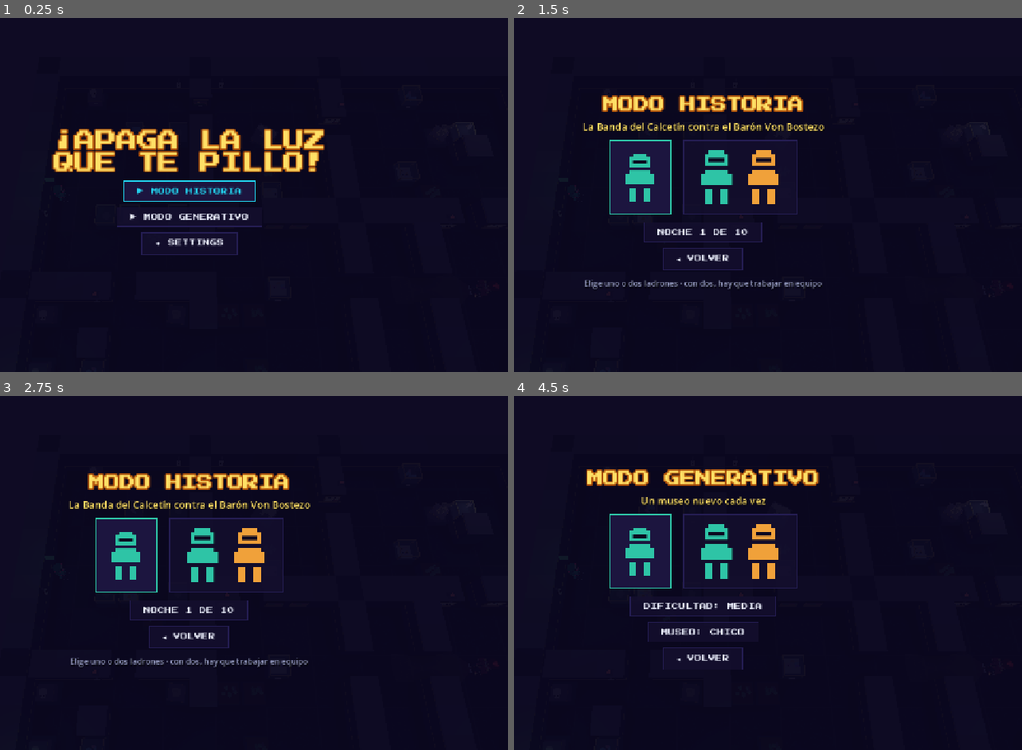
Above: before the commit, frames 1-4 (two rows, left to right).
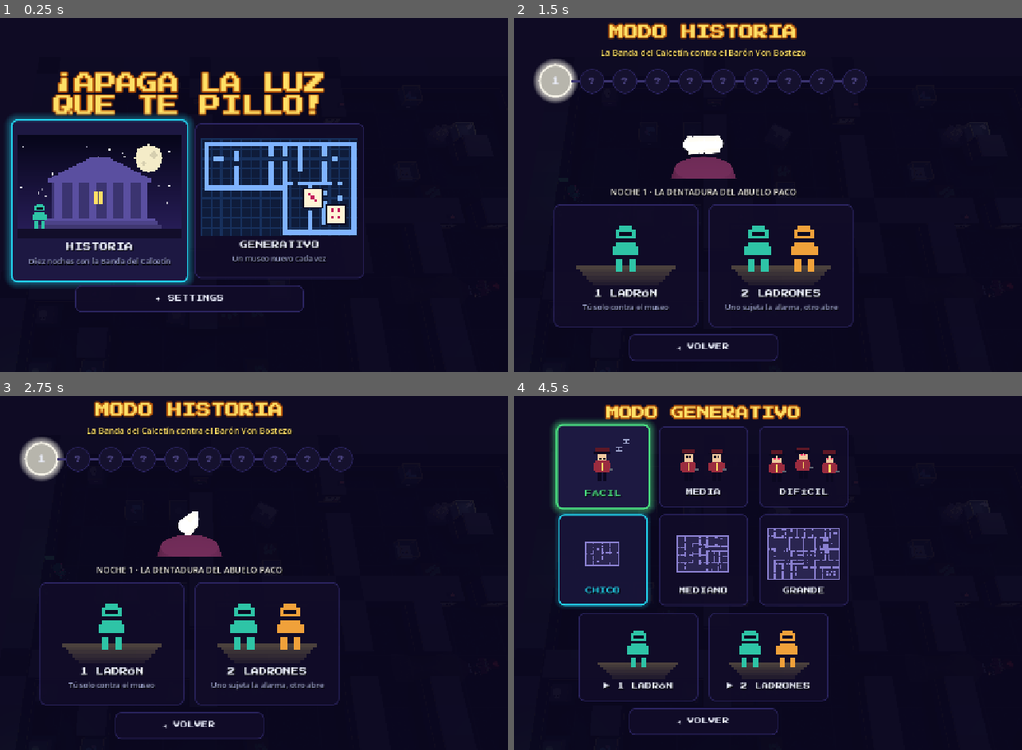
Above: after the commit, the same moments.

Repository: didelco/ladron
Game: Godot game, scene res://scenes/main.tscn
The game is run twice, just before and just after one commit, with the same random seed, the same clock (stepped at 60 frames per second) and the same inputs.
Inputs (mouse positions are in pixels of both pictures, inside the frame that each line leads up to; where the layout moved, square brackets give the same spot in the first picture):
- Up to frame 1 (0.25 s): no input
- Up to frame 2 (1.5 s): click (615, 202) [701, 191] at 0.5 s; click (554, 81) at 1.25 s, where only the run after the commit has a clickable "1"
- Up to frame 3 (2.75 s): click (187, 611) at 2 s, where only the run before the commit has a clickable "NOCHE 1 DE 10"
- Up to frame 4 (4.5 s): click "◂ VOLVER" at 2.75 s; click (793, 580) [701, 594] at 3.5 s; click (605, 466) at 4.27 s

The runs differ from the first frame. In frame 1, 27% of the frame differs, in the area x 1-72%, y 15-84%; in frame 2, 15%; in frame 3, 15%; in frame 4, 20%.

Commit message:
Menús visuales: tarjetas con ilustraciones pixel, camino de noches con la pieza girando, dificultad y tamaño como tarjetas; botones uniformes y redondeados con brillo
Co-Authored-By: Claude Opus 5.5 (1M context) <noreply@anthropic.com>

Diff:
--- /dev/null
+++ b/scenes/art.gd
@@ -0,0 +1,184 @@
+class_name Art
+extends RefCounted
+## Pixel illustrations for the menus, drawn into images at start: the cover
+## of each mode, the guards of each difficulty, a floor plan for each museum
+## size. Small canvases scaled up with nearest filtering, in the same chunky
+## pixels as the title's font.
+
+const INK := Color("#0b0820")
+const NIGHT_TOP := Color("#07061a")
+const NIGHT_LOW := Color("#2a1f5c")
+const STONE := Color("#3b3470")
+const STONE_LIT := Color("#5a4fa0")
+const GOLD := Color("#ffe066")
+const MOON := Color("#f4ecc8")
+const GUARD := Color("#9b2c3f")
+const GUARD_DARK := Color("#5e1826")
+const SKIN := Color("#f0c9a0")
+const THIEF := Color("#2ec4a6")
+const THIEF2 := Color("#f0a13a")
+
+
+static func _canvas(w: int, h: int) -> Image:
+	var img := Image.create(w, h, false, Image.FORMAT_RGBA8)
+	img.fill(Color(0, 0, 0, 0))
+	return img
+
+
+static func _texture(img: Image, scale: int) -> ImageTexture:
+	img.resize(img.get_width() * scale, img.get_height() * scale, Image.INTERPOLATE_NEAREST)
+	return ImageTexture.create_from_image(img)
+
+
+## Night sky from top to bottom, with a fixed scatter of stars.
+static func _sky(img: Image, seed: int) -> void:
+	var h := img.get_height()
+	for y in h:
+		var c := NIGHT_TOP.lerp(NIGHT_LOW, float(y) / h)
+		img.fill_rect(Rect2i(0, y, img.get_width(), 1), c)
+	var rng := RandomNumberGenerator.new()
+	rng.seed = seed
+	for i in 26:
+		var x := rng.randi_range(0, img.get_width() - 1)
+		var y := rng.randi_range(0, h * 2 / 3)
+		img.set_pixel(x, y, Color(1, 1, 1, rng.randf_range(0.35, 1.0)))
+
+
+static func _disc(img: Image, cx: int, cy: int, r: int, c: Color) -> void:
+	for y in range(-r, r + 1):
+		for x in range(-r, r + 1):
+			if x * x + y * y <= r * r:
+				var px := cx + x
+				var py := cy + y
+				if px >= 0 and py >= 0 and px < img.get_width() and py < img.get_height():
+					img.set_pixel(px, py, c)
+
+
+## A thief in pixels, the title's hooded figure: 10 by 14.
+static func _thief(img: Image, x0: int, y0: int, c: Color) -> void:
+	for r in [[3, 0, 4, 1], [2, 1, 6, 3], [2, 5, 6, 4], [1, 6, 1, 3], [8, 6, 1, 3], [2, 10, 2, 4], [6, 10, 2, 4]]:
+		img.fill_rect(Rect2i(x0 + r[0], y0 + r[1], r[2], r[3]), c)
+	img.fill_rect(Rect2i(x0 + 3, y0 + 2, 4, 1), INK)
+
+
+## A guard: peaked cap, face, red coat, torch in hand. 12 by 18.
+## mood: "sleepy" (eyes shut), "awake", "angry" (brows, eyes red).
+static func _guard(img: Image, x0: int, y0: int, mood: String) -> void:
+	img.fill_rect(Rect2i(x0 + 2, y0, 7, 2), GUARD_DARK)          # cap
+	img.fill_rect(Rect2i(x0 + 1, y0 + 2, 9, 1), INK)              # peak
+	img.fill_rect(Rect2i(x0 + 3, y0 + 3, 5, 4), SKIN)             # face
+	match mood:
+		"sleepy":
+			img.fill_rect(Rect2i(x0 + 4, y0 + 5, 1, 1), INK)
+			img.fill_rect(Rect2i(x0 + 6, y0 + 5, 1, 1), INK)
+		"angry":
+			img.fill_rect(Rect2i(x0 + 3, y0 + 3, 2, 1), INK)
+			img.fill_rect(Rect2i(x0 + 6, y0 + 3, 2, 1), INK)
+			img.set_pixel(x0 + 4, y0 + 4, Color("#ff3d6e"))
+			img.set_pixel(x0 + 6, y0 + 4, Color("#ff3d6e"))
+		_:
+			img.set_pixel(x0 + 4, y0 + 4, INK)
+			img.set_pixel(x0 + 6, y0 + 4, INK)
+	img.fill_rect(Rect2i(x0 + 2, y0 + 7, 7, 6), GUARD)            # coat
+	img.fill_rect(Rect2i(x0 + 5, y0 + 8, 1, 4), GOLD)             # buttons
+	img.fill_rect(Rect2i(x0 + 1, y0 + 8, 1, 4), GUARD)            # arms
+	img.fill_rect(Rect2i(x0 + 9, y0 + 8, 1, 3), GUARD)
+	img.fill_rect(Rect2i(x0 + 9, y0 + 11, 2, 1), Color("#5c6370"))  # torch
+	img.fill_rect(Rect2i(x0 + 3, y0 + 13, 2, 5), INK)             # legs
+	img.fill_rect(Rect2i(x0 + 6, y0 + 13, 2, 5), INK)
+
+
+## Story cover: the museum at night under the moon, a thief on the steps.
+static func story_cover() -> ImageTexture:
+	var img := _canvas(96, 60)
+	_sky(img, 3)
+	_disc(img, 76, 13, 8, MOON)
+	_disc(img, 79, 11, 2, MOON.darkened(0.12))
+	_disc(img, 73, 16, 1, MOON.darkened(0.12))
+	# Pediment, frieze, columns, steps.
+	for i in 12:
+		img.fill_rect(Rect2i(20 + i * 2, 24 - i, 56 - i * 4, 1), STONE_LIT)
+	img.fill_rect(Rect2i(18, 25, 60, 3), STONE_LIT)
+	img.fill_rect(Rect2i(20, 28, 56, 20), STONE)
+	for k in 6:
+		img.fill_rect(Rect2i(22 + k * 10, 28, 4, 20), STONE_LIT)
+	# One window lit: someone is awake.
+	img.fill_rect(Rect2i(45, 33, 5, 7), GOLD)
+	img.fill_rect(Rect2i(47, 33, 1, 7), STONE)
+	for s in 3:
+		img.fill_rect(Rect2i(16 - s * 2, 48 + s * 2, 64 + s * 4, 2), STONE_LIT.darkened(0.15 * s))
+	img.fill_rect(Rect2i(0, 54, 96, 6), Color("#120e2a"))
+	_thief(img, 8, 40, THIEF)
+	return _texture(img, 4)
+
+
+## Generative cover: a floor plan being drawn, a pair of dice on top.
+static func generative_cover() -> ImageTexture:
+	var img := _canvas(96, 60)
+	img.fill(Color("#0f1c3a"))
+	# Blueprint grid.
+	for x in range(0, 96, 6):
+		img.fill_rect(Rect2i(x, 0, 1, 60), Color("#17305c"))
+	for y in range(0, 60, 6):
+		img.fill_rect(Rect2i(0, y, 96, 1), Color("#17305c"))
+	var plan := MapGen.generate(20260924, 31, 19, "L")
+	for y in plan.h:
+		for x in plan.w:
+			if plan.at(x, y) == Tiles.WALL and plan.outside[y * plan.w + x] == 0:
+				img.fill_rect(Rect2i(2 + x * 3, 2 + y * 3, 3, 3), Color("#7fb3ff"))
+	# Two dice.
+	for d in [[62, 30, [[1, 1], [3, 3], [5, 5]]], [76, 40, [[1, 1], [5, 1], [1, 5], [5, 5]]]]:
+		img.fill_rect(Rect2i(d[0], d[1], 13, 13), INK)
+		img.fill_rect(Rect2i(d[0] + 1, d[1] + 1, 11, 11), Color("#fff4d6"))
+		for pip in d[2]:
+			img.fill_rect(Rect2i(d[0] + 2 + pip[0], d[1] + 2 + pip[1], 2, 2), Color("#c2185b"))
+	return _texture(img, 4)
+
+
+## The players: one thief or two, on a spotlight.
+static func players(n: int) -> ImageTexture:
+	var img := _canvas(40, 20)
+	for y in 6:
+		var w := 30 - y * 2
+		img.fill_rect(Rect2i(20 - w / 2, 14 + y, w, 1), Color(1, 0.9, 0.5, 0.25 - y * 0.035))
+	if n == 1:
+		_thief(img, 15, 2, THIEF)
+	else:
+		_thief(img, 8, 2, THIEF)
+		_thief(img, 22, 2, THIEF2)
+	return _texture(img, 5)
+
+
+## A difficulty: how many guards, and in what mood.
+static func guards(level: String) -> ImageTexture:
+	var img := _canvas(44, 26)
+	match level:
+		"easy":
+			_guard(img, 16, 6, "sleepy")
+			# Zzz.
+			for z in [[29, 5], [33, 1]]:
+				img.fill_rect(Rect2i(z[0], z[1], 3, 1), Color("#9aa0c8"))
+				img.set_pixel(z[0] + 1, z[1] + 1, Color("#9aa0c8"))
+				img.fill_rect(Rect2i(z[0], z[1] + 2, 3, 1), Color("#9aa0c8"))
+		"medium":
+			_guard(img, 8, 6, "awake")
+			_guard(img, 24, 6, "awake")
+		_:
+			_guard(img, 1, 7, "angry")
+			_guard(img, 16, 5, "angry")
+			_guard(img, 31, 7, "angry")
+	return _texture(img, 5)
+
+
+## A museum size: a real floor plan, drawn to scale against the others.
+static func museum(size: String) -> ImageTexture:
+	var dims: Dictionary = Museum.SIZES[size]
+	var img := _canvas(52, 38)
+	var plan := MapGen.generate(777, dims.w, dims.h, "rect")
+	var ox := (52 - plan.w) / 2
+	var oy := (38 - plan.h) / 2
+	for y in plan.h:
+		for x in plan.w:
+			var t := plan.at(x, y)
+			img.set_pixel(ox + x, oy + y, Color("#2a2550") if t != Tiles.WALL else Color("#8a80d0"))
+	return _texture(img, 4)
--- a/scenes/hud.gd
+++ b/scenes/hud.gd
@@ -131,6 +131,11 @@
 ##   {"text": text, "size"?, "colour"?, "wrap"?}      a line, or a paragraph
 ##   {"picture": Texture2D, "smooth"?, "height"?}     the map, the piece
 ##   {"buttons": [{"text", "call", "icon"?, "colour"?}], "row": bool}
+##                                                    text buttons, all one width
+##   {"cards": [{"title", "text"?, "picture", "call", "colour"?, "selected"?,
+##     "focus"?}], "width"?: int}                     big picture cards in a row
+##   {"nights": [{"n", "colour", "locked", "selected", "call"}]}
+##                                                    the story's path of nights
 ##   {"footer": text}                                 what to press
 ## Buttons work with the mouse, and with the arrows and Enter; the first one
 ## has the focus.
@@ -164,6 +169,33 @@
 			r.custom_minimum_size = size * k
 			r.texture_filter = CanvasItem.TEXTURE_FILTER_LINEAR if item.get("smooth", false) else CanvasItem.TEXTURE_FILTER_NEAREST
 			_panel_box.add_child(r)
+		elif item.has("cards"):
+			var row := HBoxContainer.new()
+			row.alignment = BoxContainer.ALIGNMENT_CENTER
+			row.add_theme_constant_override("separation", 22)
+			_panel_box.add_child(row)
+			for c in item.cards:
+				var card := _card(c, item.get("width", 300))
+				row.add_child(card)
+				if first == null or c.get("focus", false):
+					first = card
+		elif item.has("nights"):
+			var row := HBoxContainer.new()
+			row.alignment = BoxContainer.ALIGNMENT_CENTER
+			row.add_theme_constant_override("separation", 0)
+			_panel_box.add_child(row)
+			var nights: Array = item.nights
+			for i in nights.size():
+				if i > 0:
+					var link := ColorRect.new()
+					link.custom_minimum_size = Vector2(16, 4)
+					link.size_flags_vertical = Control.SIZE_SHRINK_CENTER
+					link.color = Color("#3b3470") if nights[i].locked else Color("#8a80d0")
+					row.add_child(link)
+				var node := _night(nights[i])
+				row.add_child(node)
+				if first == null or nights[i].get("selected", false):
+					first = node
 		elif item.has("buttons"):
 			var box: BoxContainer = HBoxContainer.new() if item.get("row", false) else VBoxContainer.new()
 			box.alignment = BoxContainer.ALIGNMENT_CENTER
@@ -171,6 +203,8 @@
 			_panel_box.add_child(box)
 			for b in item.buttons:
 				var button := _button(b)
+				if not b.has("icon"):
+					button.custom_minimum_size = Vector2(300 if item.get("row", false) else 460, 54)
 				box.add_child(button)
 				if first == null:
 					first = button
@@ -195,14 +229,12 @@
 	button.add_theme_font_size_override("font_size", 14)
 	var colour: Color = b.get("colour", C.safe)
 	for state in ["normal", "hover", "pressed", "focus"]:
-		var st := StyleBoxFlat.new()
-		st.bg_color = Color("#140f2e", 0.8) if state == "normal" else Color("#1d1640", 0.95)
-		st.border_color = Color("#241d52") if state == "normal" else colour
-		st.set_border_width_all(2)
+		var st := _frame(colour, state != "normal")
 		st.set_content_margin_all(14)
 		st.content_margin_left = 28
 		st.content_margin_right = 28
 		button.add_theme_stylebox_override(state, st)
+	_lift(button)
 	button.add_theme_color_override("font_color", C.text)
 	button.add_theme_color_override("font_hover_color", colour)
 	button.add_theme_color_override("font_focus_color", colour)
@@ -219,6 +251,121 @@
 		button.vertical_icon_alignment = VERTICAL_ALIGNMENT_CENTER
 	button.pressed.connect(b.call)
 	return button
+
+
+## The frame every menu control shares: a dark rounded panel with a thin
+## rim, lit in the control's colour, with a soft glow, when it has the focus.
+func _frame(colour: Color, lit: bool, selected := false) -> StyleBoxFlat:
+	var st := StyleBoxFlat.new()
+	st.bg_color = Color("#1d1640", 0.96) if lit else (Color("#181236", 0.94) if selected else Color("#110c28", 0.9))
+	st.border_color = colour if lit or selected else Color("#2b2460")
+	st.set_border_width_all(3 if lit or selected else 2)
+	st.set_corner_radius_all(12)
+	st.anti_aliasing = true
+	if lit or selected:
+		st.shadow_color = Color(colour, 0.35 if lit else 0.2)
+		st.shadow_size = 14 if lit else 8
+	return st
+
+
+## Grows a little under the mouse or the focus; the mouse takes the focus,
+## so the arrows and the mouse never point at two different things.
+func _lift(c: Control) -> void:
+	c.resized.connect(func() -> void: c.pivot_offset = c.size / 2)
+	c.mouse_entered.connect(func() -> void:
+		if c is BaseButton and not (c as BaseButton).disabled:
+			c.grab_focus())
+	c.focus_entered.connect(func() -> void: create_tween().tween_property(c, "scale", Vector2.ONE * 1.05, 0.12))
+	c.focus_exited.connect(func() -> void: create_tween().tween_property(c, "scale", Vector2.ONE, 0.12))
+
+
+## A big card: a picture, a title and a line under it.
+func _card(c: Dictionary, width: int) -> Button:
+	var b := Button.new()
+	b.focus_mode = Control.FOCUS_ALL
+	var colour: Color = c.get("colour", C.safe)
+	var selected: bool = c.get("selected", false)
+	for state in ["normal", "hover", "pressed", "focus"]:
+		var st := _frame(colour, state != "normal", selected)
+		st.set_content_margin_all(12)
+		b.add_theme_stylebox_override(state, st)
+	var box := VBoxContainer.new()
+	box.mouse_filter = Control.MOUSE_FILTER_IGNORE
+	box.add_theme_constant_override("separation", 8)
+	box.alignment = BoxContainer.ALIGNMENT_CENTER
+	box.set_anchors_preset(Control.PRESET_FULL_RECT)
+	box.offset_left = 12
+	box.offset_right = -12
+	box.offset_top = 12
+	box.offset_bottom = -12
+	b.add_child(box)
+	var height := 0.0
+	if c.has("picture"):
+		var picture: Texture2D = c.picture
+		var r := TextureRect.new()
+		r.texture = picture
+		r.mouse_filter = Control.MOUSE_FILTER_IGNORE
+		r.stretch_mode = TextureRect.STRETCH_KEEP_ASPECT_CENTERED
+		r.expand_mode = TextureRect.EXPAND_IGNORE_SIZE
+		r.texture_filter = CanvasItem.TEXTURE_FILTER_NEAREST
+		var k := (width - 24.0) / picture.get_width()
+		r.custom_minimum_size = Vector2(width - 24, picture.get_height() * k)
+		height += r.custom_minimum_size.y
+		box.add_child(r)
+	var t := _label(c.get("title_size", 16), colour if selected else C.text, box, true)
+	t.text = c.title
+	t.horizontal_alignment = HORIZONTAL_ALIGNMENT_CENTER
+	height += 30
+	if c.has("text"):
+		var l := _label(15, C.dim, box)
+		l.text = c.text
+		l.horizontal_alignment = HORIZONTAL_ALIGNMENT_CENTER
+		l.autowrap_mode = TextServer.AUTOWRAP_WORD_SMART
+		l.custom_minimum_size = Vector2(width - 24, 0)
+		height += 44
+	b.custom_minimum_size = Vector2(width, height + 40)
+	b.pressed.connect(c.call)
+	_lift(b)
+	return b
+
+
+## One night on the story's path: a round stone with its number, in the
+## colour of its piece once reached, grey and shut before.
+func _night(n: Dictionary) -> Button:
+	var b := Button.new()
+	b.focus_mode = Control.FOCUS_ALL
+	b.text = "?" if n.locked else str(n.n)
+	b.disabled = n.locked
+	b.add_theme_font_override("font", ARCADE)
+	b.add_theme_font_size_override("font_size", 16 if n.selected else 13)
+	var colour: Color = n.colour
+	var d := 64 if n.selected else 50
+	b.custom_minimum_size = Vector2(d, d)
+	b.size_flags_vertical = Control.SIZE_SHRINK_CENTER
+	for state in ["normal", "hover", "pressed", "focus", "disabled"]:
+		var st := StyleBoxFlat.new()
+		st.set_corner_radius_all(d / 2)
+		st.anti_aliasing = true
+		if n.locked:
+			st.bg_color = Color("#15112e")
+			st.border_color = Color("#2b2460")
+			st.set_border_width_all(2)
+		else:
+			st.bg_color = colour.darkened(0.55) if not n.selected else colour.darkened(0.25)
+			st.border_color = colour if state != "normal" or n.selected else colour.darkened(0.3)
+			st.set_border_width_all(4 if n.selected or state != "normal" else 3)
+			if n.selected or state != "normal":
+				st.shadow_color = Color(colour, 0.45)
+				st.shadow_size = 12
+		b.add_theme_stylebox_override(state, st)
+	b.add_theme_color_override("font_color", C.text)
+	b.add_theme_color_override("font_focus_color", C.text)
+	b.add_theme_color_override("font_hover_color", C.text)
+	b.add_theme_color_override("font_disabled_color", Color("#4a4380"))
+	if not n.locked:
+		b.pressed.connect(n.call)
+	_lift(b)
+	return b
 
 
 ## The thief on the title screen, as the web draws it: a hooded figure in
--- a/scenes/main.gd
+++ b/scenes/main.gd
@@ -106,6 +106,13 @@
 	_show_title()
 	# For recording and testing: `godot -- --autostart` skips the title, shows
 	# the mission for two seconds and starts the round; add --two for two thieves.
+	# --menu=story|generative|settings: open a menu straight away, to look at it.
+	for arg in OS.get_cmdline_user_args():
+		if arg.begins_with("--menu="):
+			match arg.substr(7):
+				"story": _show_story_menu()
+				"generative": _show_generative_menu()
+				"settings": _show_settings("title")
 	# --intro: the piece, then the countdown, for checking the way in.
 	if "--intro" in OS.get_cmdline_user_args():
 		_start("generative" if "--gen" in OS.get_cmdline_user_args() else "story", 2 if "--two" in OS.get_cmdline_user_args() else 1)
@@ -125,70 +132,91 @@
 	_drop_preview()
 	hud.show_menu([
 		{"title": "¡APAGA LA LUZ\nQUE TE PILLO!", "size": 64},
-		{"buttons": [
-			{"text": "▶ MODO HISTORIA", "call": _show_story_menu},
-			{"text": "▶ MODO GENERATIVO", "call": _show_generative_menu, "colour": Hud.C.gold},
-			{"text": "✦ SETTINGS", "call": _show_settings.bind("title")},
-		]},
+		{"cards": [
+			{"title": "HISTORIA", "text": "Diez noches con la Banda del Calcetín", "picture": _art("story"), "call": _show_story_menu, "colour": Hud.C.safe},
+			{"title": "GENERATIVO", "text": "Un museo nuevo cada vez", "picture": _art("generative"), "call": _show_generative_menu, "colour": Hud.C.gold},
+		], "width": 340},
+		{"buttons": [{"text": "✦ SETTINGS", "call": _show_settings.bind("title"), "colour": Hud.C.dim}]},
 	])
 
 
-## The story: one thief or two, and which night (any reached so far).
+## The menu pictures, drawn once.
+var _art_cache := {}
+
+
+func _art(key: String) -> Texture2D:
+	if not _art_cache.has(key):
+		var parts := key.split(":")
+		match parts[0]:
+			"story": _art_cache[key] = Art.story_cover()
+			"generative": _art_cache[key] = Art.generative_cover()
+			"players": _art_cache[key] = Art.players(int(parts[1]))
+			"guards": _art_cache[key] = Art.guards(parts[1])
+			"museum": _art_cache[key] = Art.museum(parts[1])
+	return _art_cache[key]
+
+
+## The story: the path of nights (any reached so far can be picked), the
+## piece of the night picked turning under a light, and one thief or two.
 func _show_story_menu() -> void:
 	phase = "menu"
 	story_pick = clampi(story_pick, 1, Story.unlocked())
-	if story_pick == 1 and Story.unlocked() > 1:
-		story_pick = Story.unlocked()
+	var nights: Array = []
+	for n in range(1, Story.count() + 1):
+		nights.append({"n": n, "colour": Color(Story.level(n).loot.colour), "locked": n > Story.unlocked(), "selected": n == story_pick, "call": _pick_night.bind(n)})
+	var loot: Dictionary = Story.level(story_pick).loot
+	_build_preview(loot)
 	hud.show_menu([
-		{"title": "MODO HISTORIA", "size": 48},
-		{"text": "La Banda del Calcetín contra el Barón Von Bostezo", "colour": Hud.C.gold},
-		{"buttons": [
-			{"icon": Hud.thief_icon([COLOURS.thief]), "call": _start.bind("story", 1), "colour": COLOURS.thief},
-			{"icon": Hud.thief_icon([COLOURS.thief, COLOURS.thief2]), "call": _start.bind("story", 2), "colour": COLOURS.thief2},
-		], "row": true},
-		{"buttons": [
-			{"text": "NOCHE %d DE %d" % [story_pick, Story.count()], "call": _next_night, "colour": Hud.C.gold},
-			{"text": "◂ VOLVER", "call": _show_title},
-		]},
-		{"text": "Elige uno o dos ladrones · con dos, hay que trabajar en equipo", "size": 16, "colour": Hud.C.dim},
+		{"title": "MODO HISTORIA", "size": 44},
+		{"text": "La Banda del Calcetín contra el Barón Von Bostezo", "colour": Hud.C.gold, "size": 17},
+		{"nights": nights},
+		{"picture": preview.get_texture(), "smooth": true, "height": 150},
+		{"text": "NOCHE %d · %s" % [story_pick, loot.name.to_upper()], "colour": Color(loot.colour), "size": 17},
+		{"cards": [
+			{"title": "1 LADRÓN", "text": "Tú solo contra el museo", "picture": _art("players:1"), "call": _start.bind("story", 1), "colour": COLOURS.thief},
+			{"title": "2 LADRONES", "text": "Uno sujeta la alarma, otro abre", "picture": _art("players:2"), "call": _start.bind("story", 2), "colour": COLOURS.thief2},
+		], "width": 290},
+		{"buttons": [{"text": "◂ VOLVER", "call": _show_title, "colour": Hud.C.dim}], "row": true},
 	])
 
 
-func _next_night() -> void:
-	story_pick = story_pick % Story.unlocked() + 1
+func _pick_night(n: int) -> void:
+	story_pick = n
 	_show_story_menu()
 
 
-## The generative mode: players, difficulty and museum size.
+## The generative mode: difficulty and museum size as cards, then play with
+## one thief or two.
 func _show_generative_menu() -> void:
 	phase = "menu"
+	var levels: Array = []
+	for k in ["easy", "medium", "hard"]:
+		levels.append({"title": DIFFICULTY_NAMES[k], "picture": _art("guards:" + k), "call": _pick_difficulty.bind(k),
+			"colour": {"easy": Hud.C.green, "medium": Hud.C.gold, "hard": Hud.C.alert}[k], "selected": Sim.difficulty == k, "focus": Sim.difficulty == k, "title_size": 14})
+	var sizes: Array = []
+	for k in ["small", "medium", "large"]:
+		sizes.append({"title": SIZE_NAMES[k], "picture": _art("museum:" + k), "call": _pick_size.bind(k),
+			"colour": Hud.C.safe, "selected": size == k, "title_size": 14})
 	hud.show_menu([
-		{"title": "MODO GENERATIVO", "size": 48},
-		{"text": "Un museo nuevo cada vez", "colour": Hud.C.gold},
-		{"buttons": [
-			{"icon": Hud.thief_icon([COLOURS.thief]), "call": _start.bind("generative", 1), "colour": COLOURS.thief},
-			{"icon": Hud.thief_icon([COLOURS.thief, COLOURS.thief2]), "call": _start.bind("generative", 2), "colour": COLOURS.thief2},
-		], "row": true},
-		{"buttons": [
-			{"text": "DIFICULTAD: %s" % DIFFICULTY_NAMES[Sim.difficulty], "call": _next_difficulty.bind("generative"), "colour": _difficulty_colour()},
-			{"text": "MUSEO: %s" % SIZE_NAMES[size], "call": _next_size.bind("generative")},
-			{"text": "◂ VOLVER", "call": _show_title},
-		]},
+		{"title": "MODO GENERATIVO", "size": 40},
+		{"cards": levels, "width": 180},
+		{"cards": sizes, "width": 180},
+		{"cards": [
+			{"title": "▶ 1 LADRÓN", "picture": _art("players:1"), "call": _start.bind("generative", 1), "colour": COLOURS.thief, "title_size": 14},
+			{"title": "▶ 2 LADRONES", "picture": _art("players:2"), "call": _start.bind("generative", 2), "colour": COLOURS.thief2, "title_size": 14},
+		], "width": 240},
+		{"buttons": [{"text": "◂ VOLVER", "call": _show_title, "colour": Hud.C.dim}], "row": true},
 	])
 
 
-## Easy, medium, hard, round again. Mid-round (from the pause) the guards'
-## senses and pace change at once; the clock and the lock at the next museum.
-func _next_difficulty(from: String) -> void:
-	Sim.difficulty = {"easy": "medium", "medium": "hard", "hard": "easy"}[Sim.difficulty]
-	if from == "generative":
-		_show_generative_menu()
-	else:
-		_show_settings(from)
-
-
-func _difficulty_colour() -> Color:
-	return {"easy": Hud.C.green, "medium": Hud.C.gold, "hard": Hud.C.alert}[Sim.difficulty]
+func _pick_difficulty(k: String) -> void:
+	Sim.difficulty = k
+	_show_generative_menu()
+
+
+func _pick_size(k: String) -> void:
+	size = k
+	_show_generative_menu()
 
 
 func _start(which: String, n: int) -> void:
@@ -252,11 +280,6 @@
 	_show_settings(settings_from)
 
 
-func _next_size(_from: String) -> void:
-	size = {"small": "medium", "medium": "large", "large": "small"}[size]
-	_show_generative_menu()
-
-
 func _settings_back() -> void:
 	if settings_from == "paused":
 		_pause()
@@ -292,7 +315,7 @@
 	])
 
 
-func _build_preview() -> void:
+func _build_preview(loot: Dictionary = Heist.loot) -> void:
 	_drop_preview()
 	preview = SubViewport.new()
 	preview.size = Vector2i(480, 300)
@@ -301,7 +324,7 @@
 	preview.msaa_3d = Viewport.MSAA_4X
 	add_child(preview)
 	var cam := Camera3D.new()
-	cam.position = Vector3(0, 0.4, 1.2)
+	cam.position = Vector3(0, 0.36, 1.0)
 	cam.fov = 30
 	preview.add_child(cam)
 	cam.look_at(Vector3(0, 0.12, 0))
@@ -310,7 +333,7 @@
 	preview.add_child(sun)
 	var spot := OmniLight3D.new()
 	spot.position = Vector3(0, 0.8, 0.4)
-	spot.light_color = Color(Heist.loot.colour)
+	spot.light_color = Color(loot.colour)
 	spot.light_energy = 1.5
 	preview.add_child(spot)
 	# A velvet stand under it.
@@ -326,7 +349,7 @@
 	preview_pivot = Node3D.new()
 	preview_pivot.position = Vector3(0, 0.1, 0)
 	preview.add_child(preview_pivot)
-	var colour := Color(Heist.loot.colour)
+	var colour := Color(loot.colour)
 	var m := StandardMaterial3D.new()
 	m.albedo_color = colour
 	m.emission_enabled = true
@@ -336,7 +359,7 @@
 	var piece := MeshInstance3D.new()
 	piece.material_override = m
 	preview_pivot.add_child(piece)
-	_loot_shape(piece, Heist.loot.shape, m)
+	_loot_shape(piece, loot.shape, m)
 
 
 func _drop_preview() -> void:
@@ -379,13 +402,18 @@
 			if level >= Story.count():
 				_show_ending()
 				return
+	var picture: Texture2D = _art("guards:hard")
+	if phase == "escaped":
+		_build_preview()
+		picture = preview.get_texture()
 	hud.show_menu([
 		{"title": title, "colour": colour, "size": 52},
+		{"picture": picture, "smooth": phase == "escaped", "height": 170},
 		{"text": line},
 		{"buttons": [
-			{"text": next, "call": _again},
-			{"text": "◂ MENÚ", "call": _show_title},
-		]},
+			{"text": next, "call": _again, "colour": colour},
+			{"text": "◂ MENÚ", "call": _show_title, "colour": Hud.C.dim},
+		], "row": true},
 	])
 
 
Not shown, added: scenes/art.gd.uid
Not shown, changed: README.md
